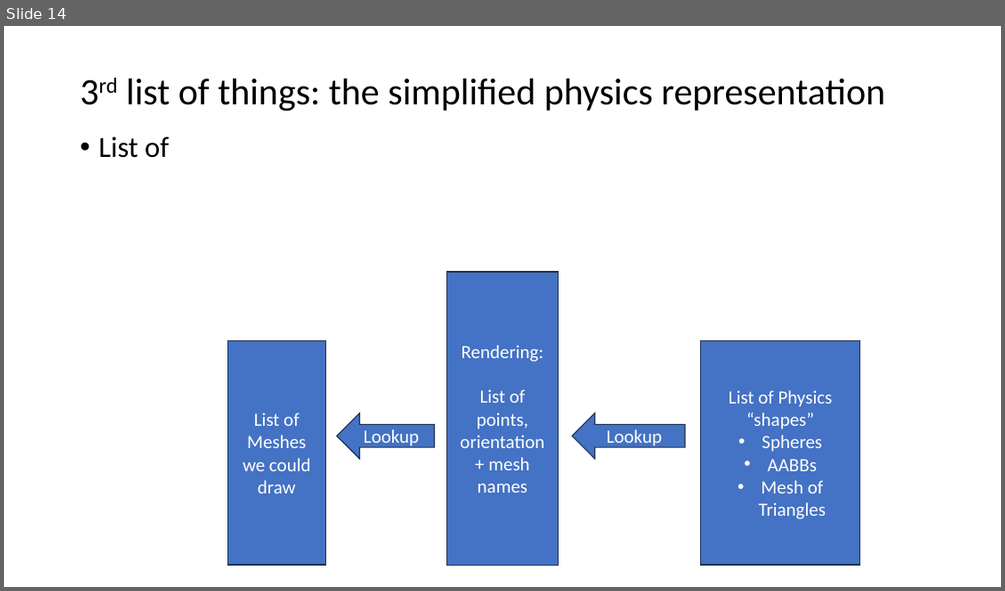
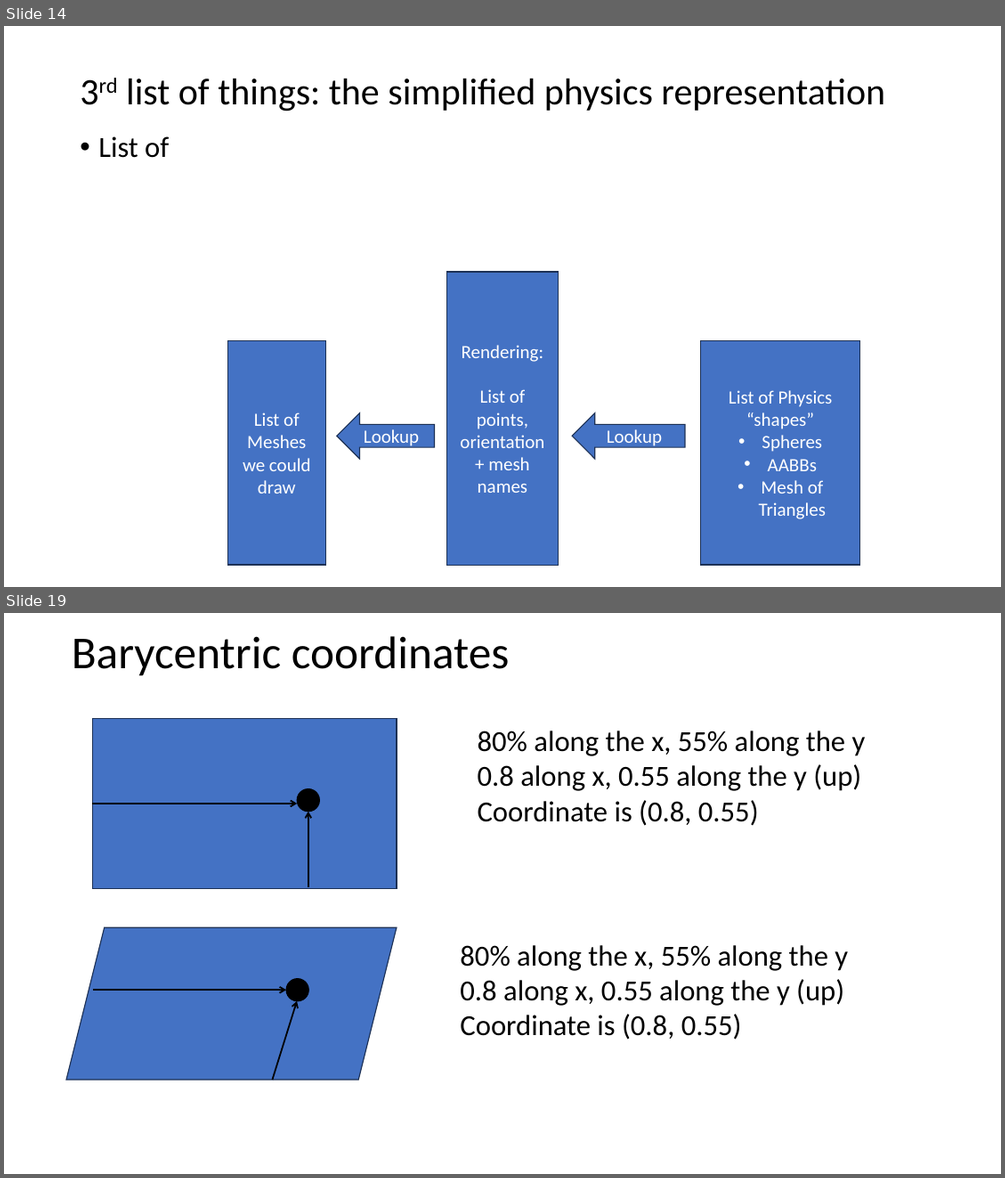
Before and after one commit to FeeneyCodes/GDP202425, a slide deck: 6019_Phys_1/D2D/W02/Collision_Detection (2024).pptx. Shown one above the other, each under a label of ours: slide 14 before the commit, slides 14 and 19 after it; the slides between them are not shown. The pictures are 1005x591 and 1005x1178 pixels, drawn with LibreOffice and Linux fonts; fonts in the diff are those of the drawing. Boxes give left, top, right and bottom in pixels: in the first picture for what was removed or moved away, otherwise in the second. Text is boxed around its words. In the diff, an @@ line names an element or a change of style, - is before the commit and + after.

```diff
--- a/6019_Phys_1/D2D/W02/Collision_Detection (2024).pptx
+++ b/6019_Phys_1/D2D/W02/Collision_Detection (2024).pptx
@@ slide 19 added at [4,613,1001,1174], background #FFFFFF @@
@@ title added at [72,636,510,676], 44 pt, text #000000 @@
+Barycentric coordinates
@@ text added at [477,730,866,826], 28 pt, text #000000 @@
+80% along the x, 55% along the y
+0.8 along x, 0.55 along the y (up)
+Coordinate is (0.8, 0.55)
@@ group added at [92,718,396,888]: 2 arrows, 1 rectangle, 1 ellipse @@
@@ parallelogram added at [66,928,396,1079], fill #4472C4, outline #1E3256 1 pt @@
@@ text added at [460,945,848,1039], 28 pt, text #000000 @@
+80% along the x, 55% along the y
+0.8 along x, 0.55 along the y (up)
+Coordinate is (0.8, 0.55)
@@ ellipse added at [287,979,309,1001], fill #000000, outline #000000 1 pt @@
@@ arrow added from (93, 989) to (287, 989), #000000 1.5 pt @@
@@ arrow added from (273, 1079) to (297, 1001), #000000 1.5 pt @@
```
Also in this commit, not shown: 1 slide changed, 8 other slides added, 3 other files.
